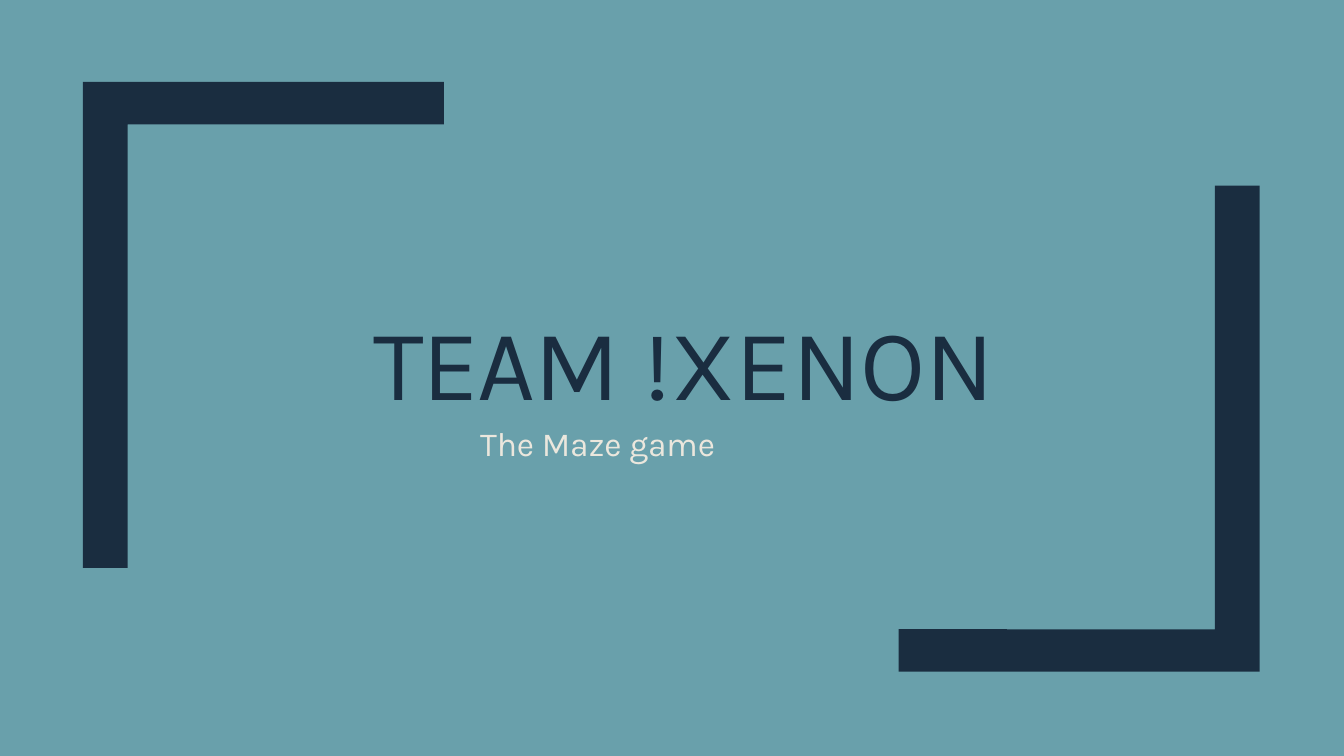
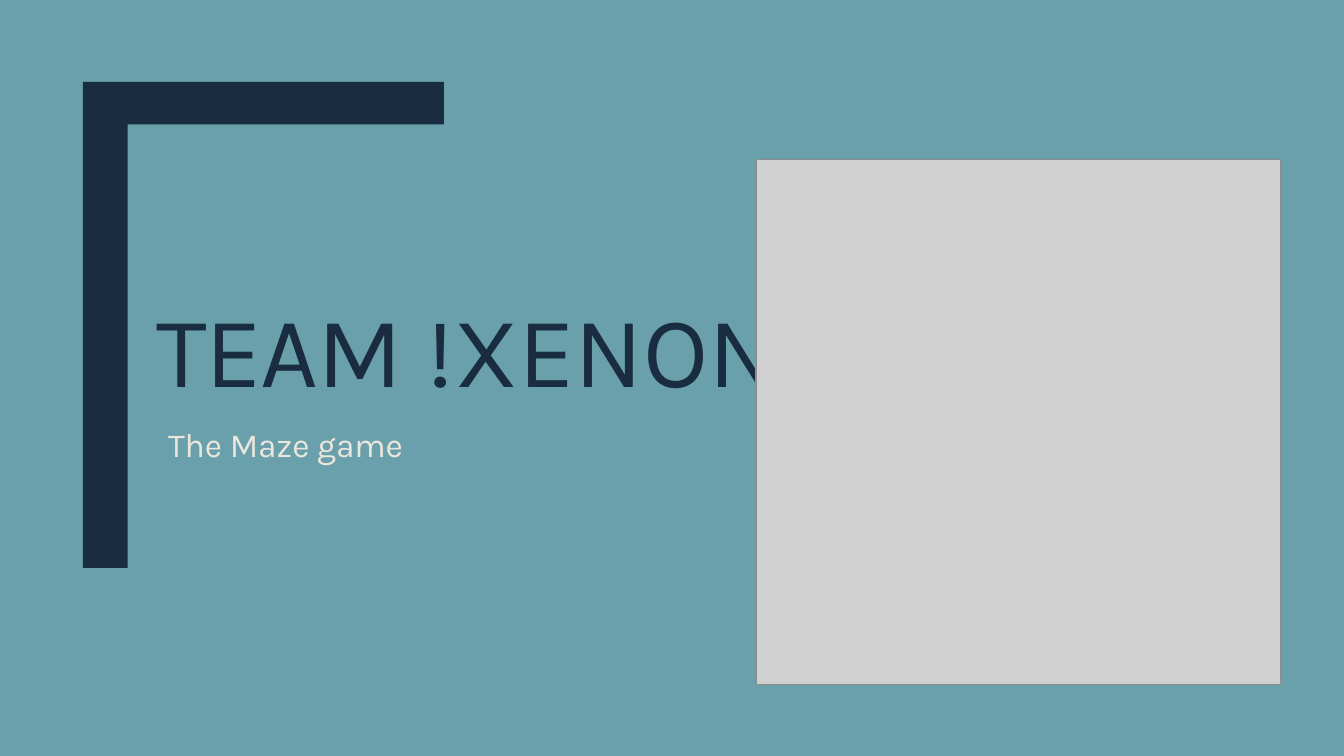
Before and after one commit to GNMilev19/maze-game, a slide deck: slide 1 of Documents/Project Presentation.pptx. Drawn at 1344x756 pixels with LibreOffice and Linux fonts; fonts in the diff are those of the drawing; grey boxes stand for pictures. Boxes give left, top, right and bottom in pixels: in the first picture for what was removed or moved away, otherwise in the second. Text is boxed around its words. In the diff, an @@ line names an element or a change of style, - is before the commit and + after.

Commit message:
Update presentation and update logo

```diff
--- a/Documents/Project Presentation.pptx
+++ b/Documents/Project Presentation.pptx
@@ picture added at box(756, 159, 1281, 685) @@
@@ freeform shape removed at box(898, 186, 1259, 671) @@
@@ title "TEAM !XENON" rewrapped from box(373, 335, 995, 401) to box(156, 297, 777, 411) @@
@@ text "The Maze game": place and size @@
-text "The Maze game" at box(480, 433, 715, 464)
+text "The Maze game" at box(168, 434, 403, 465)
```
Also in this commit, not shown: 2 other files.
